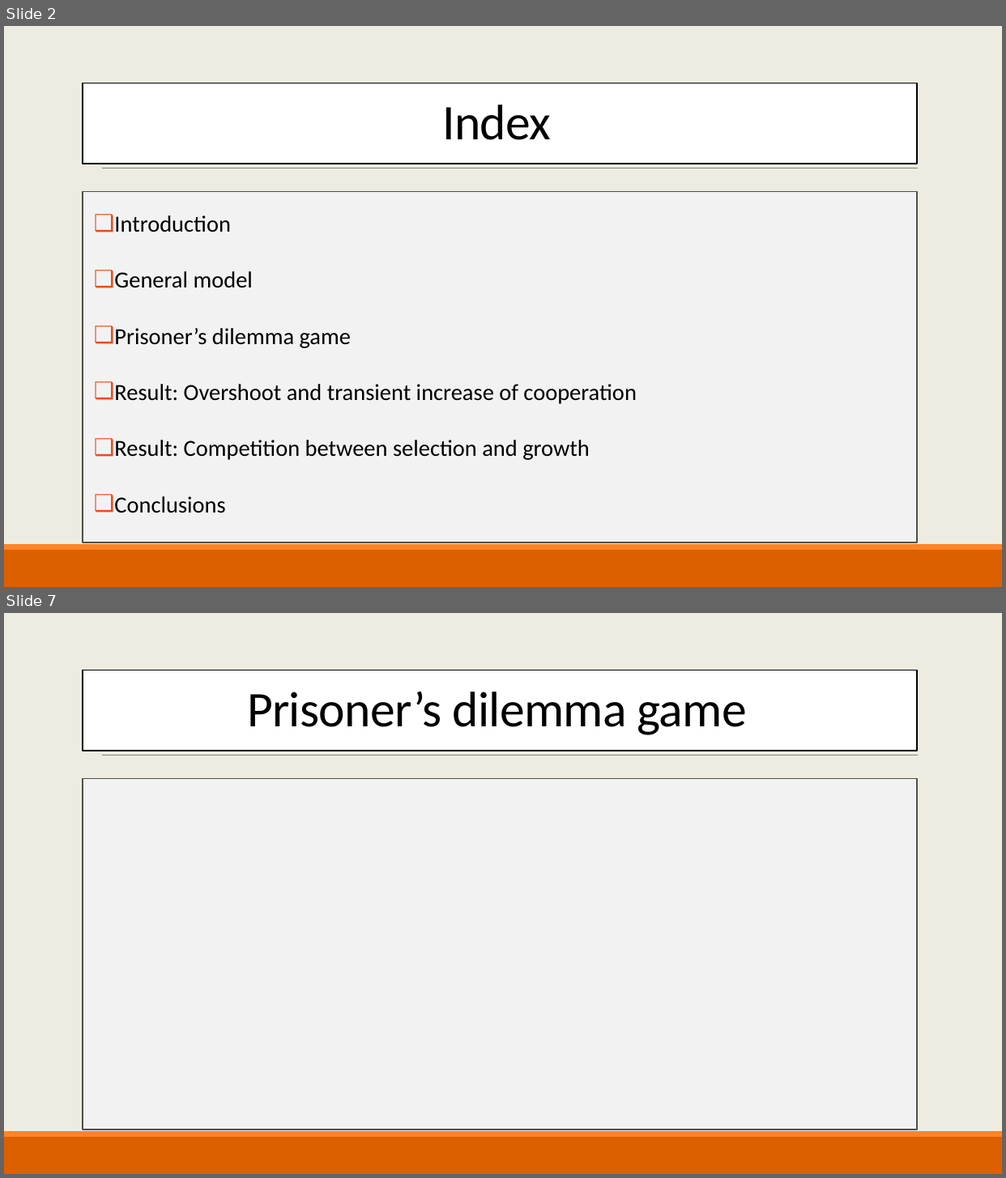
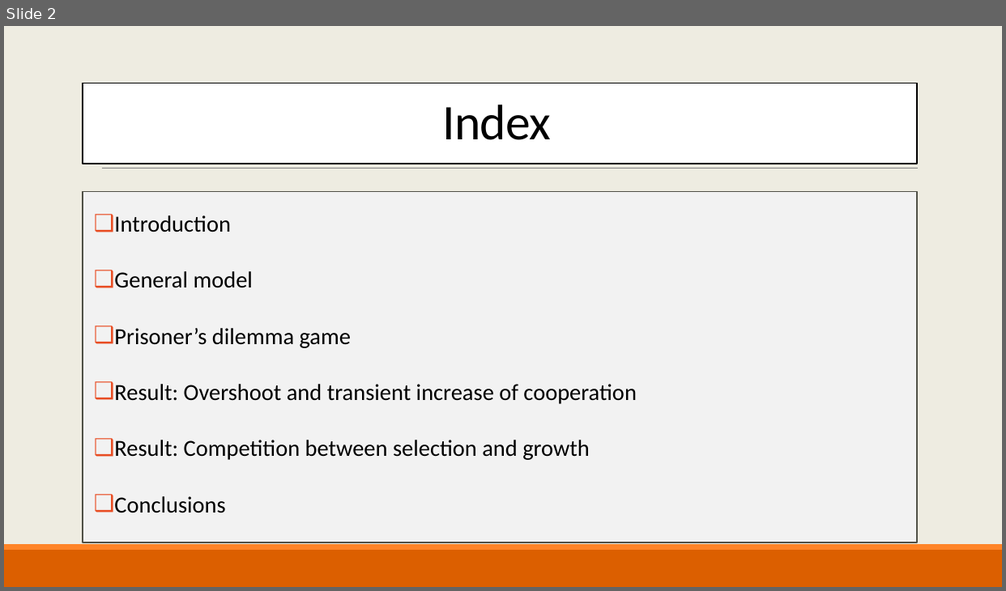
Before and after one commit to AlexBV799/EvolutionaryGameTheoryInGrowingPopulations_FinalProject, a slide deck: Evolutionary game theory.pptx. Shown one above the other, each under a label of ours: slides 2 and 7 before the commit, slide 2 after it; the slides between them are not shown. The pictures are 1006x1178 and 1006x591 pixels, drawn with LibreOffice and Linux fonts; fonts in the diff are those of the drawing; background and template pictures are left out. Boxes give left, top, right and bottom in pixels: in the first picture for what was removed or moved away, otherwise in the second. Text is boxed around its words. In the diff, an @@ line names an element or a change of style, - is before the commit and + after.

```diff
--- a/Evolutionary game theory.pptx
+++ b/Evolutionary game theory.pptx
@@ slide 7 removed at bbox=[4, 613, 1002, 1174], background picture (left out); not listed: 3 template elements that a slide beside it also shows @@
@@ rectangle removed at bbox=[83, 670, 918, 751] @@
@@ title removed at bbox=[247, 692, 746, 735] @@
-Prisoner’s dilemma game
@@ rectangle removed at bbox=[83, 778, 918, 1130] @@
```
Also in this commit, not shown: 3 slides changed, 8 slides added, 2 other slides removed, 2 other files.
